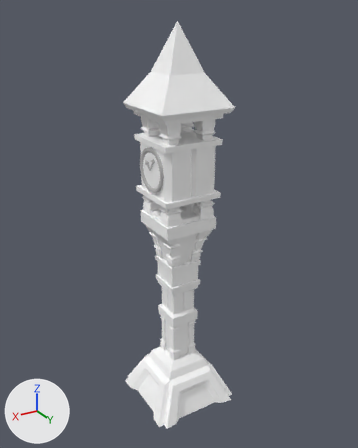
What one commit did to the FBX model Assets/Models/BuildingStuff/clocktower_a.fbx.
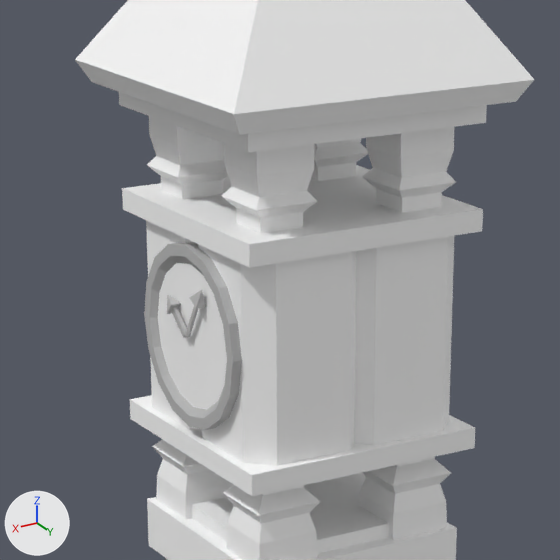
Old and new are each drawn whole from a 50 mm lens placed at (1.758, 1.626, 3.096), pointed at (-0.062, -1.407, 1.579) and again close up on the part from 29% to 67% of the width and 20% to 50% of the height. The lights are fixed; the arrows at lower left show +X, +Y and +Z. Where no turn or scale is listed for an object, it has been applied to the vertices.

In view in the first close-up: 'clocktower'.
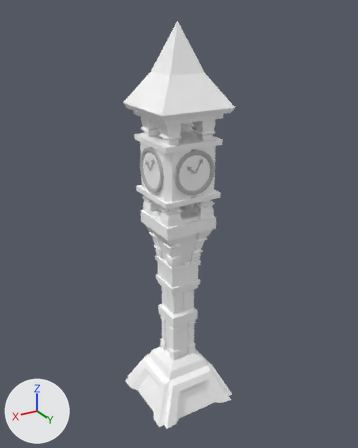
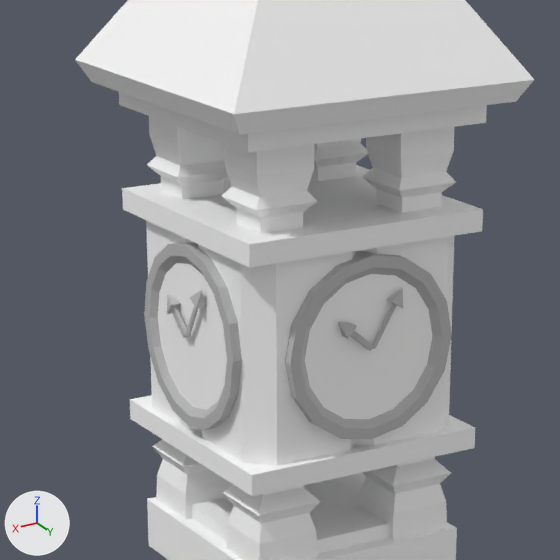
Patch to the scene script:
```diff
--- a/Assets/Models/BuildingStuff/clocktower_a.fbx.py
+++ b/Assets/Models/BuildingStuff/clocktower_a.fbx.py
@@ me_mesh @@
 me_mesh.from_pydata(...)  # 812 vertices, 688 faces; spans x -0.37..0.37, y -0.37..0.37, z 0.0..3.04
 # used by ob_clocktower; location = (-0.04, -1.39, 0.0)
+# me_mesh part 1: the loose piece of 65 vertices spanning x 0.0..0.23, y -0.15..0.17, z 1.89..2.22 is copied, and the copy is turned 90 degrees about the z axis through the mesh origin; it spans x -0.17..0.15, y 0.0..0.23, z 1.89..2.22
+# me_mesh part 2: the loose piece of 5 vertices spanning x 0.22..0.24, y 0.04..0.07, z 2.12..2.16 is copied, and the copy is turned 90 degrees about the z axis through the mesh origin; it spans x -0.07..-0.04, y 0.22..0.24, z 2.12..2.16
+# me_mesh part 3: the loose piece of 9 vertices spanning x 0.23, y 0.01..0.06, z 2.06..2.14 is copied, and the copy is turned 90 degrees about the z axis through the mesh origin; it spans x -0.06..-0.01, y 0.23, z 2.06..2.14
+# me_mesh part 4: the loose piece of 9 vertices spanning x 0.23, y -0.04..0.01, z 2.05..2.1 is copied, and the copy is turned 90 degrees about the z axis through the mesh origin; it spans x -0.01..0.04, y 0.23, z 2.05..2.1
+# me_mesh part 5: the loose piece of 5 vertices spanning x 0.22..0.24, y -0.06..-0.03, z 2.09..2.12 is copied, and the copy is turned 90 degrees about the z axis through the mesh origin; it spans x 0.03..0.06, y 0.22..0.24, z 2.09..2.12
 me_mesh.materials.append(mat_lambert1)
```

Pixel boxes [x1, y1, x2, y2] of what changed, in the close-ups (560 x 560 px):
part 1 of me_mesh, added
    after: [285, 251, 452, 439]
part 2 of me_mesh, added
    after: [386, 288, 403, 308]
part 3 of me_mesh, added
    after: [372, 303, 397, 349]
part 4 of me_mesh, added
    after: [351, 330, 374, 351]
part 5 of me_mesh, added
    after: [338, 322, 357, 339]
